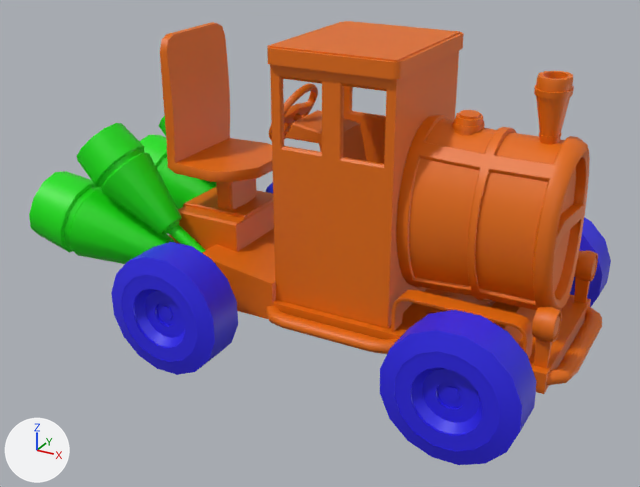
A saved change to the FBX model Assets/Meshes/Cars/Train_Car_Mesh.fbx.
One viewpoint serves both versions: a 50 mm lens placed at (1.79, -3.72, 2.35), pointed at (-0.21, -0.08, 0.53). The lights are fixed; the arrows at lower left show +X, +Y and +Z.

Names of what the first picture shows: 'TC_Car', 'TC_FL_Wheel', 'TC_FR_Wheel', 'TC_RL_Wheel', 'TC_RR_Wheel'.
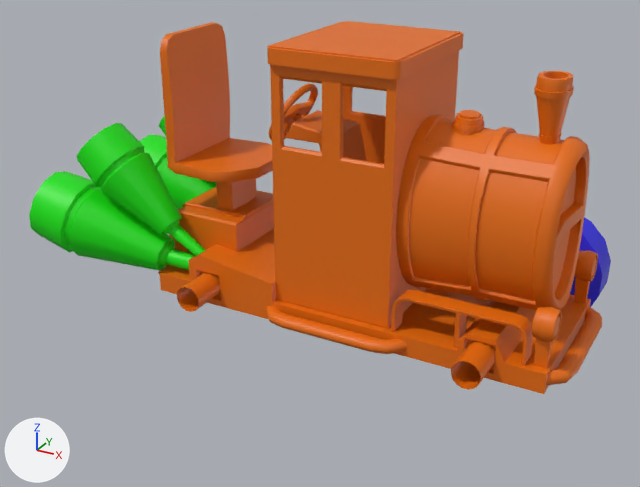
The newer file is also turned or shifted as a whole; pictures and numbers use the older file's frame.

Boxes (x1, y1, x2, y2) around the edits, measured in the pictures (640 x 487 px):
'TC_FR_Wheel', deleted (blue)
    before: (380, 310, 537, 465)
'TC_RR_Wheel', deleted (blue)
    before: (111, 242, 238, 375)
'TC_RL_Wheel', deleted
    before: (266, 182, 273, 194)

The change, as a list of edits to the scene's bpy script:
```text
Remove ob_tc_rr_wheel:
    ob_tc_rr_wheel = bpy.data.objects.new('TC_RR_Wheel', me_cylinder_009)
    ob_tc_rr_wheel.location = (0.0, 0.0, 0.0)
Remove ob_tc_rl_wheel:
    ob_tc_rl_wheel = bpy.data.objects.new('TC_RL_Wheel', me_cylinder_008)
    ob_tc_rl_wheel.location = (0.0, 0.0, 0.0)
Remove ob_tc_fr_wheel:
    ob_tc_fr_wheel = bpy.data.objects.new('TC_FR_Wheel', me_cylinder_006)
    ob_tc_fr_wheel.location = (0.0, 0.0, 0.0)
```
